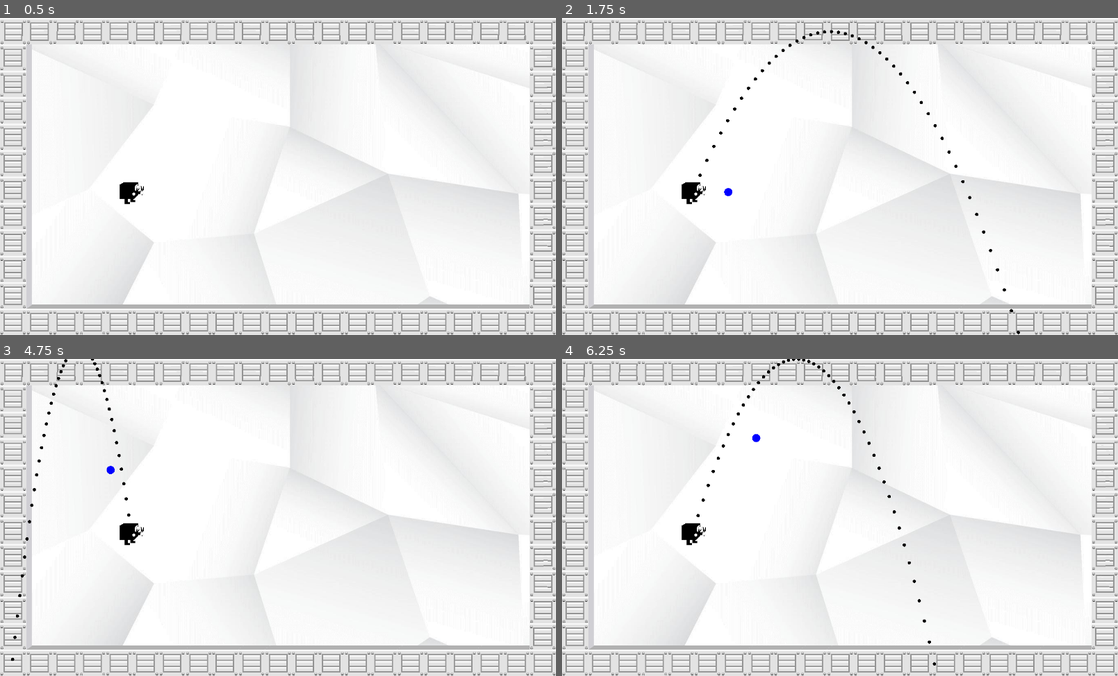
Above: before the commit, frames 1-4 (two rows, left to right).
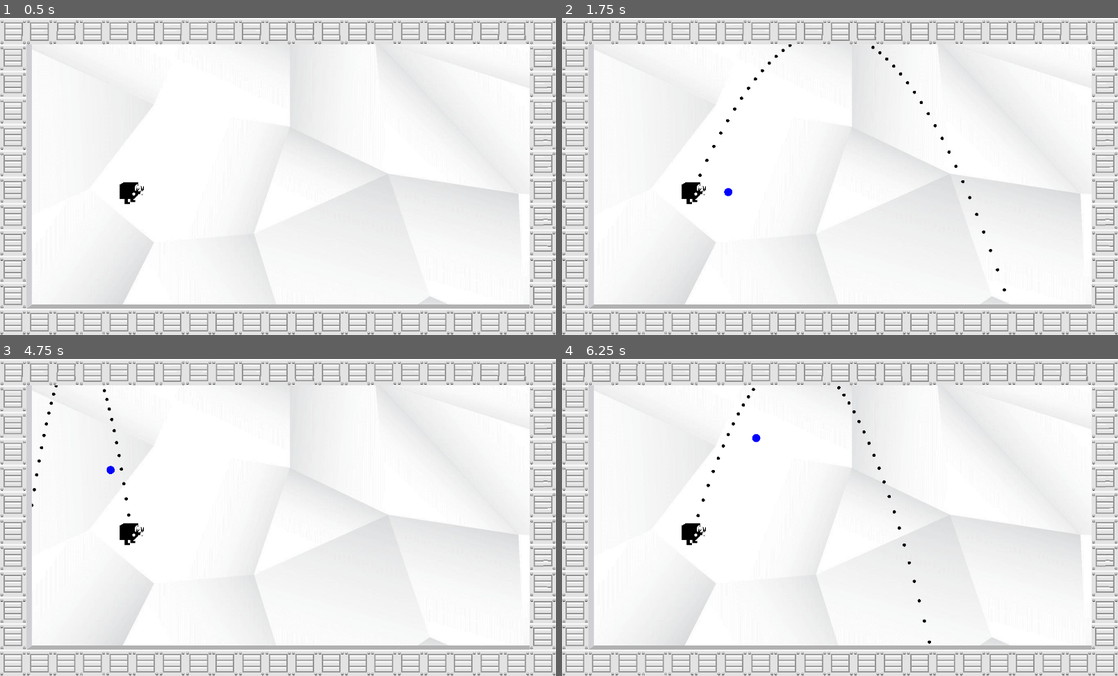
Above: after the commit, the same moments.

Repository: Mrbraun99/Portal-Slingshot
Game: Godot game, scene res://src/levels/level.tscn
The game is run twice, just before and just after one commit, with the same random seed, the same clock (stepped at 60 frames per second) and the same inputs.
Inputs (mouse positions are in pixels of both pictures, inside the frame that each line leads up to):
- Up to frame 1 (0.5 s): no input
- Up to frame 2 (1.75 s): tap Enter at 0.5 s; move the mouse to (962, 160) at 0.52 s; click (962, 160) at 0.67 s; tap Space at 1.25 s; drag from (728, 192) to (695, 277) at 1.27 s
- Up to frame 3 (4.75 s): move the mouse to (333, 447) at 2.02 s; click (333, 447) at 2.17 s; tap Enter at 2.75 s; drag from (250, 580) to (111, 469) at 2.77 s; move the mouse to (444, 565) at 3.52 s; click (444, 565) at 3.67 s; tap Space at 4.25 s; drag from (111, 469) to (133, 618) at 4.27 s
- Up to frame 4 (6.25 s): move the mouse to (867, 517) at 5.02 s; click (867, 517) at 5.17 s; tap Enter at 5.75 s; drag from (756, 438) to (728, 533) at 5.77 s

Frame 1 is identical in both runs. In frame 2, less than 0.1% of the frame differs, in the area x 40-83%, y 3-100%; in frame 3, 0.1%, in the area x 2-19%, y 0-96%; in frame 4, less than 0.1%.

Commit message:
refactor + fix mouse input handling

Diff:
--- a/project/src/levels/level.gd
+++ b/project/src/levels/level.gd
@@ -1,14 +1,15 @@
 extends Node2D
 
+enum TILES {
+	PORTABLE_SURFACE,
+	NON_PORTABLE_SURFACE,
+	GREEN_LASER_H,
+	GREEN_LASER_V,
+	RED_LASER_H,
+	RED_LASER_V
+}
 const MAP_SIZE = Vector2(21,12)
 const TILE_SIZE = 130
-const PORTABLE_SURFACE = 0
-const NON_PORTABLE_SURFACE = 1
-const GREEN_LASER_H = 2
-const GREEN_LASER_V = 3
-const RED_LASER_H = 4
-const RED_LASER_V = 5
-const ENERGY_FIELD = 6
 var objects = {
 	"portable_surface" : preload("res://src/objects/portable_surface.tscn")
 }
@@ -21,7 +22,7 @@
 			var obj = null
 
 			match tileID:
-				PORTABLE_SURFACE:
+				TILES.PORTABLE_SURFACE:
 					obj = objects["portable_surface"].instance()
 
 			if (obj != null):
--- a/project/src/levels/level.tscn
+++ b/project/src/levels/level.tscn
@@ -1,10 +1,9 @@
-[gd_scene load_steps=7 format=2]
+[gd_scene load_steps=6 format=2]
 
 [ext_resource path="res://src/levels/level.gd" type="Script" id=1]
 [ext_resource path="res://assets/textures/ui/background.png" type="Texture" id=2]
 [ext_resource path="res://assets/tiles.tres" type="TileSet" id=3]
 [ext_resource path="res://src/shooting/shooting.gd" type="Script" id=4]
-[ext_resource path="res://src/shooting/trajectory.gd" type="Script" id=5]
 [ext_resource path="res://assets/textures/entities/player.png" type="Texture" id=6]
 
 [node name="Level" type="Node2D"]
@@ -30,12 +29,6 @@
 [node name="Shooting" type="Node2D" parent="."]
 script = ExtResource( 4 )
 
-[node name="Trajectory" type="Node2D" parent="Shooting"]
-visible = false
-z_index = 1
-script = ExtResource( 5 )
-playerNodePath = NodePath("../../Player")
-
 [node name="Projectiles" type="Node2D" parent="Shooting"]
 
 [node name="Objects" type="Node2D" parent="."]
--- a/project/src/shooting/projectile.gd
+++ b/project/src/shooting/projectile.gd
@@ -1,30 +1,30 @@
 extends Area2D
 
-var color = Color.blue
-var pathPoints
-var counter = 0
-
-
-func setup(pathPoints,color):
-	self.color = color
-	self.pathPoints = pathPoints
-	self.global_position = pathPoints[0]
-	return self
-
-
-func _ready() -> void:
-	connect("body_entered",self,"obj_entered")
-
-func _process(delta: float) -> void:
-	var wholePart = floor(counter)
-	var remaining = counter - wholePart
-	global_position = pathPoints[wholePart] + (pathPoints[wholePart + 1] - pathPoints[wholePart]).normalized() * remaining
-	counter += 0.5
-
-
-func _draw():
-	draw_circle(position - global_position,6,color)
-
-
-func obj_entered(obj):
-	if obj.is_in_group("solid_block"): queue_free()
+#var color = Color.blue
+#var pathPoints
+#var counter = 0
+#
+#
+#func setup(pathPoints,color):
+#	self.color = color
+#	self.pathPoints = pathPoints
+#	self.global_position = pathPoints[0]
+#	return self
+#
+#
+#func _ready() -> void:
+#	connect("body_entered",self,"obj_entered")
+#
+#func _process(delta: float) -> void:
+#	var wholePart = floor(counter)
+#	var remaining = counter - wholePart
+#	global_position = pathPoints[wholePart] + (pathPoints[wholePart + 1] - pathPoints[wholePart]).normalized() * remaining
+#	counter += 0.5
+#
+#
+#func _draw():
+#	draw_circle(position - global_position,6,color)
+#
+#
+#func obj_entered(obj):
+#	if obj.is_in_group("solid_block"): queue_free()
--- a/project/src/shooting/shooting.gd
+++ b/project/src/shooting/shooting.gd
@@ -1,24 +1,69 @@
 extends Node2D
 
-var portalColor = Color.blue
+class Trajectory:
+	const MAX_DRAG_DISTANCE = 150
+	const MAX_VELOCITY = 44
+	const POINT_COUNT = 75
+
+	var enabled = false
+	var points = []
+	var referencePoint = Vector2(0,0)
+
+
+var trajectory = Trajectory.new()
 var projectile = preload("res://src/shooting/projectile.tscn")
+var sPortalColor = Color.blue
+var player
+
+
+func _ready() -> void:
+	player = get_node("../Player")
+
+
+func _process(delta: float) -> void:
+	if trajectory.enabled:
+		trajectory.points = []
+
+		var pos = player.global_position
+		var drag = Vector2(trajectory.referencePoint - get_global_mouse_position())
+
+		var length = drag.length()
+		var vel = drag.normalized() * Global.map(min(length,trajectory.MAX_DRAG_DISTANCE),0,trajectory.MAX_DRAG_DISTANCE,0,trajectory.MAX_VELOCITY)
+
+		for i in trajectory.POINT_COUNT:
+			trajectory.points.push_back(pos)
+			vel.y += 2
+			pos += vel
+
+	update()
+
+
+func _draw():
+	if trajectory.enabled:
+		for point in trajectory.points: draw_circle(point - global_position,4,Color.black)
+		draw_circle(trajectory.referencePoint - global_position,10,sPortalColor)
+
 
 func _input(event: InputEvent) -> void:
+	if Input.is_mouse_button_pressed(BUTTON_LEFT) and Input.is_mouse_button_pressed(BUTTON_RIGHT): return
+
 	if event is InputEventMouseButton:
 		if (event.button_index != BUTTON_LEFT and event.button_index != BUTTON_RIGHT): return
 		match event.pressed:
 			true:
-				$Trajectory.visible = true
-				$Trajectory.setup(get_global_mouse_position())
-
 				match event.button_index:
 					BUTTON_LEFT:
-						portalColor = Color.blue
+						sPortalColor = Color.blue
 					BUTTON_RIGHT:
-						portalColor = Color.orange
+						sPortalColor = Color.orange
 
-				$Trajectory.referencePointColor = portalColor
+				trajectory.enabled = true
+				trajectory.referencePoint = get_global_mouse_position()
 			false:
-				$Trajectory.visible = false
-				$Projectiles.add_child(projectile.instance().setup($Trajectory.points,portalColor))
-	update()
+				match event.button_index:
+					BUTTON_LEFT:
+						if sPortalColor == Color.orange : return
+					BUTTON_RIGHT:
+						if sPortalColor == Color.blue : return
+
+				trajectory.enabled = false
--- a/project/src/shooting/trajectory.gd
+++ /dev/null
@@ -1,41 +0,0 @@
-extends Node2D
-
-const MAX_DRAG_DISTANCE = 150
-const MAX_VELOCITY = 44
-const POINT_COUNT = 75
-var clickPosition = Vector2(0,0)
-var referencePointColor = Color.darkslategray
-var points
-var player
-
-export var playerNodePath : NodePath
-
-
-func setup(clickPosition):
-	self.clickPosition = clickPosition
-	return self
-
-
-func _ready() -> void:
-	player = get_node(playerNodePath)
-
-
-func _process(delta: float) -> void:
-	points = []
-
-	var pos = player.global_position
-	var drag = Vector2(clickPosition - get_global_mouse_position())
-
-	var length = drag.length()
-	var vel = drag.normalized() * Global.map(min(length,MAX_DRAG_DISTANCE),0,MAX_DRAG_DISTANCE,0,MAX_VELOCITY)
-
-	for i in POINT_COUNT:
-		points.push_back(pos)
-		vel.y += 2
-		pos += vel
-	update()
-
-
-func _draw() -> void:
-	for point in points: draw_circle(point - global_position,4,Color.black)
-	draw_circle(clickPosition - global_position,10,referencePointColor)
